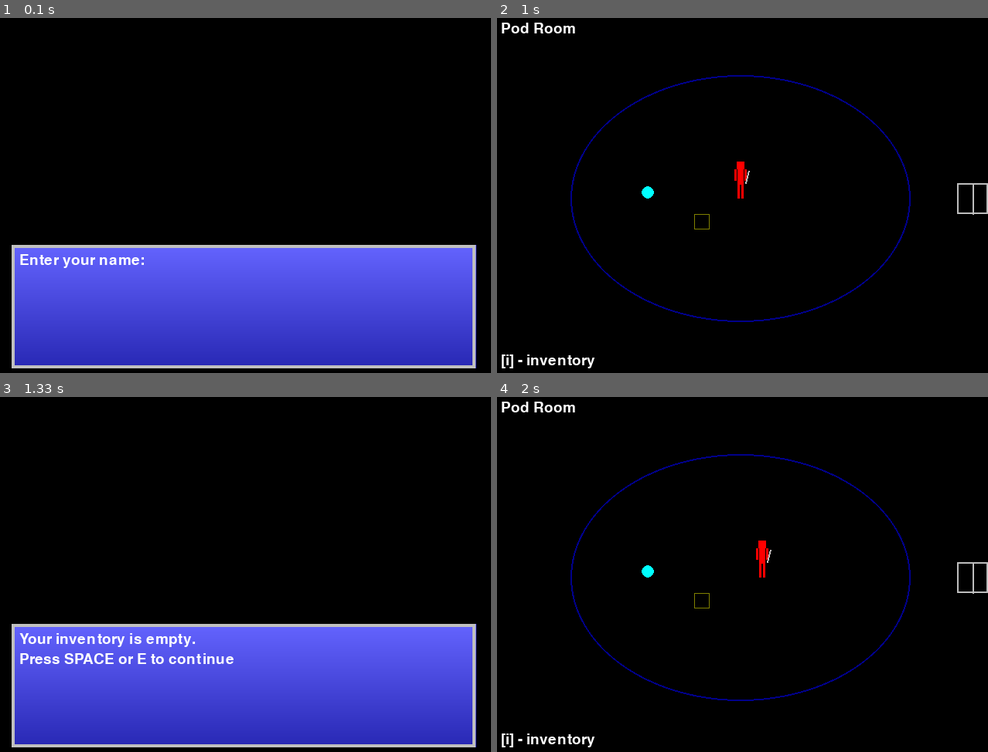
Above: before the commit, frames 1-4 (two rows, left to right).
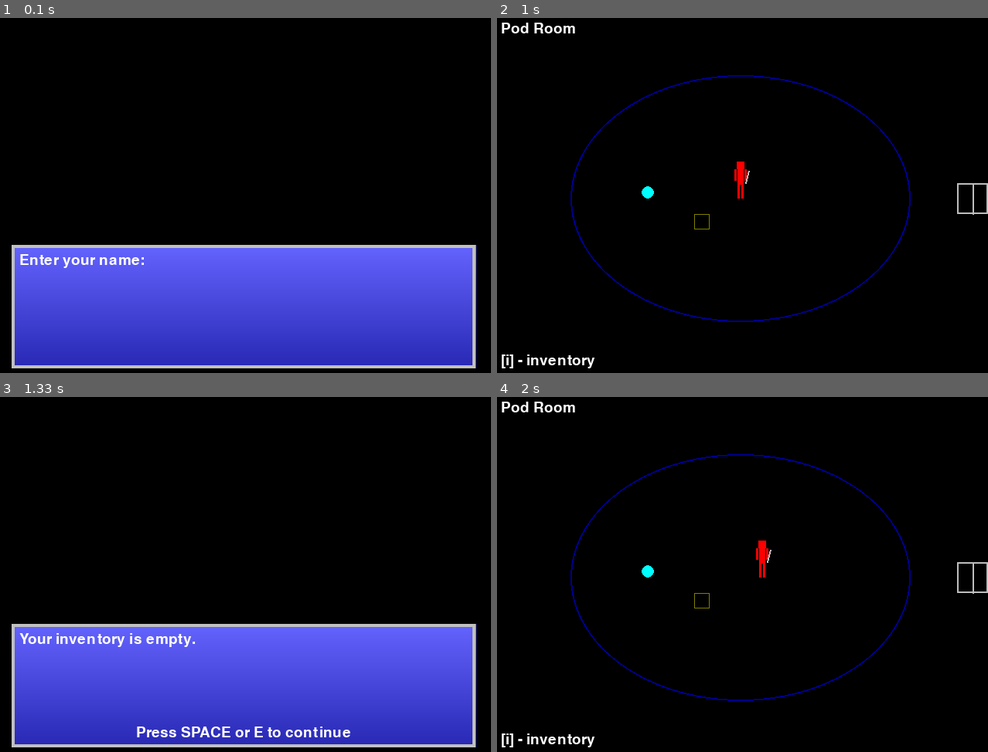
Above: after the commit, the same moments.

Repository: mtklein/nautiloid
Game: pygame game, started from src/pygame_adventure.py
The game is run twice, just before and just after one commit, with the same random seed, the same clock (stepped at 60 frames per second) and the same inputs.
Inputs:
- Up to frame 1 (0.1 s): no input
- Up to frame 2 (1 s): type "ann" at 0.33 s; tap Enter at 0.67 s; tap 1 at 0.88 s
- Up to frame 3 (1.33 s): tap I at 1.22 s
- Up to frame 4 (2 s): tap Space at 1.55 s; hold Right from 1.88 s (still down)

Frames 1-2 are identical in both runs. In frame 3, 1.2% of the frame differs, in the area x 4-72%, y 72-96%; in frame 4, nothing differs.

Commit message:
> When presenting the message "Press SPACE or E to continue" always put it at the bottom of the text box, centered.
Center the continue prompt in both SDL and Pygame versions. Updated draw_text_box to accept an optional footer and adjusted calls.

Diff:
--- a/src/pygame_adventure.py
+++ b/src/pygame_adventure.py
@@ -200,6 +200,7 @@
     lines: List[str],
     speaker: Optional[str] = None,
     face: Optional[pygame.Surface] = None,
+    bottom: Optional[str] = None,
 ) -> None:
     width, height = screen.get_size()
     box_height = height // 3
@@ -220,6 +221,11 @@
         face_rect = face.get_rect()
         face_rect.midright = (rect.x - 10, rect.y + 40)
         screen.blit(face, face_rect)
+    if bottom:
+        text = font.render(bottom, True, pygame.Color("white"))
+        text_rect = text.get_rect(centerx=rect.centerx)
+        text_rect.bottom = rect.bottom - 10
+        screen.blit(text, text_rect)
 
 
 @dataclass
@@ -281,7 +287,12 @@
         screen.fill((0, 0, 0))
         if draw_bg:
             draw_bg()
-        draw_text_box(screen, font, lines + ["Press SPACE or E to continue"])
+        draw_text_box(
+            screen,
+            font,
+            lines,
+            bottom="Press SPACE or E to continue",
+        )
         pygame.display.flip()
         clock.tick(30)
 
Not shown, changed: nautiloid.c
